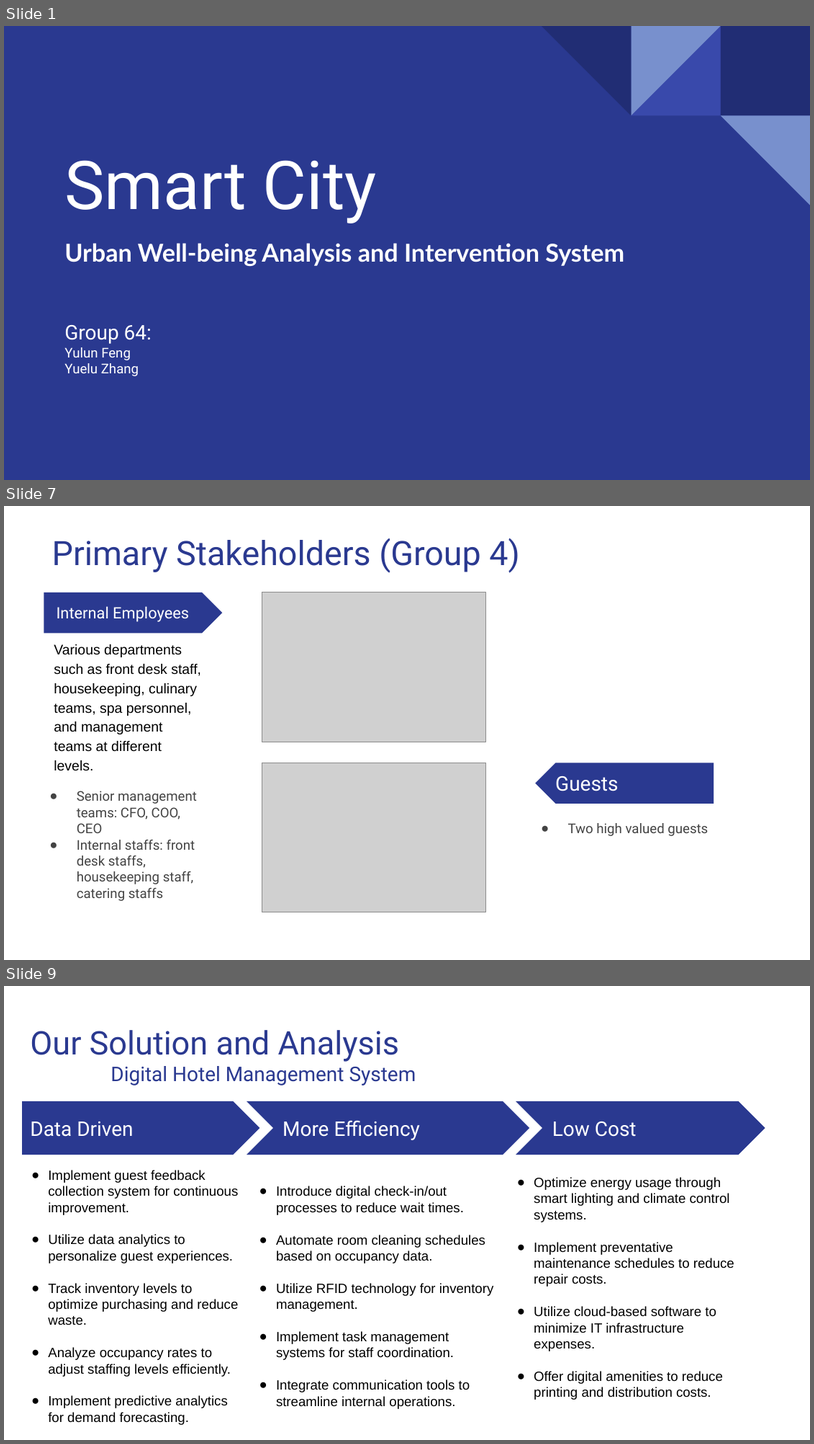
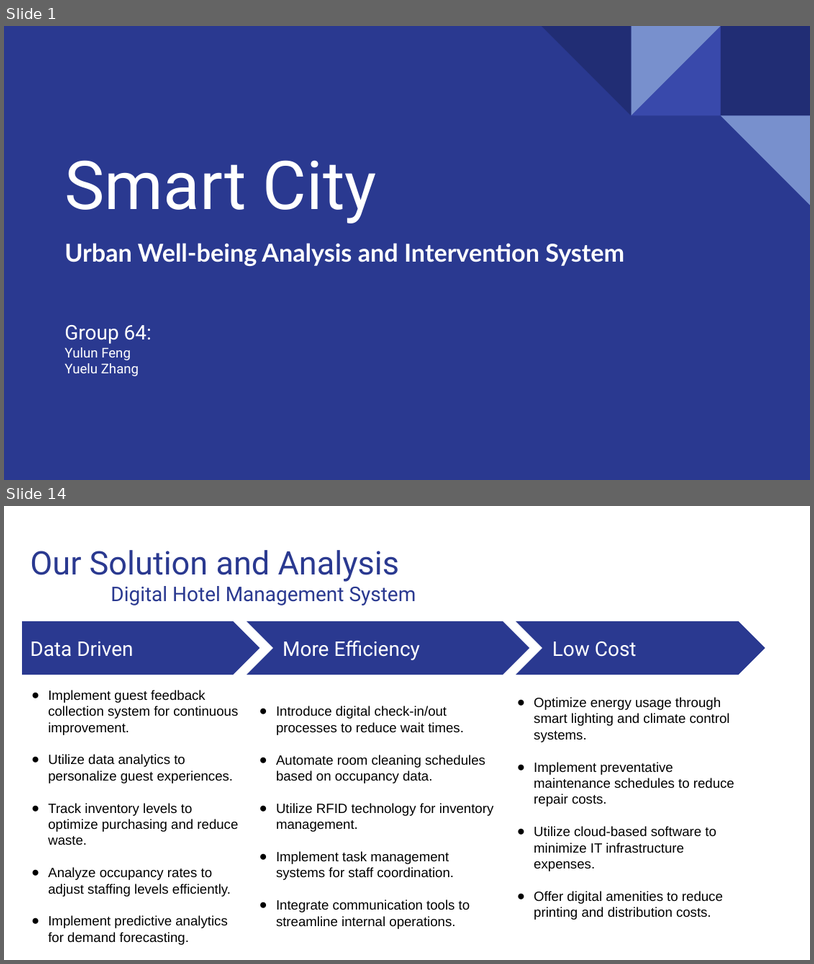
Before and after one commit to yfeng445/NEU, a slide deck: 1/INFO 5100/Asmts/Group Assignment 1/Deliverables/Presentation.pptx. Shown one above the other, each under a label of ours: slides 1, 7 and 9 before the commit, slides 1 and 14 after it; the slides between them are not shown. The pictures are 814x1444 and 814x964 pixels, drawn with LibreOffice and Linux fonts; fonts in the diff are those of the drawing; grey boxes stand for pictures; background and template pictures are left out. Boxes give left, top, right and bottom in pixels: in the first picture for what was removed or moved away, otherwise in the second. Text is boxed around its words. In the diff, an @@ line names an element or a change of style, - is before the commit and + after.

Commit message:
upd: 5100 group asmt

```diff
--- a/1/INFO 5100/Asmts/Group Assignment 1/Deliverables/Presentation.pptx
+++ b/1/INFO 5100/Asmts/Group Assignment 1/Deliverables/Presentation.pptx
@@ slide 7 removed at [4, 506, 810, 960], background #FFFFFF @@
@@ title removed at [52, 538, 520, 573] @@
-Primary Stakeholders (Group 4)
@@ text removed at [434, 592, 490, 604] @@
-Phase 2
@@ pentagon arrow removed at [44, 592, 223, 633] @@
@@ text removed at [57, 606, 189, 622] @@
-Internal Employees
@@ picture removed at [262, 592, 486, 741] @@
@@ text removed at [54, 644, 201, 771] @@
-Various departments such as front desk staff, housekeeping, culinary teams, spa personnel, and management teams at different levels.
@@ picture removed at [262, 762, 486, 911] @@
@@ pentagon arrow removed at [535, 762, 714, 803] @@
@@ text removed at [556, 776, 618, 791] @@
-Guests
@@ text removed at [77, 790, 197, 901] @@
-● Senior management teams: CFO, COO, CEO
-● Internal staffs: front desk staffs, housekeeping staff, catering staffs
@@ text removed at [568, 823, 708, 836] @@
-● Two high valued guests
@@ what was slide 9 is now slide 14 @@
```
Also in this commit, not shown: 3 slides changed, 8 slides added, 3 other slides removed, 1 other file.
